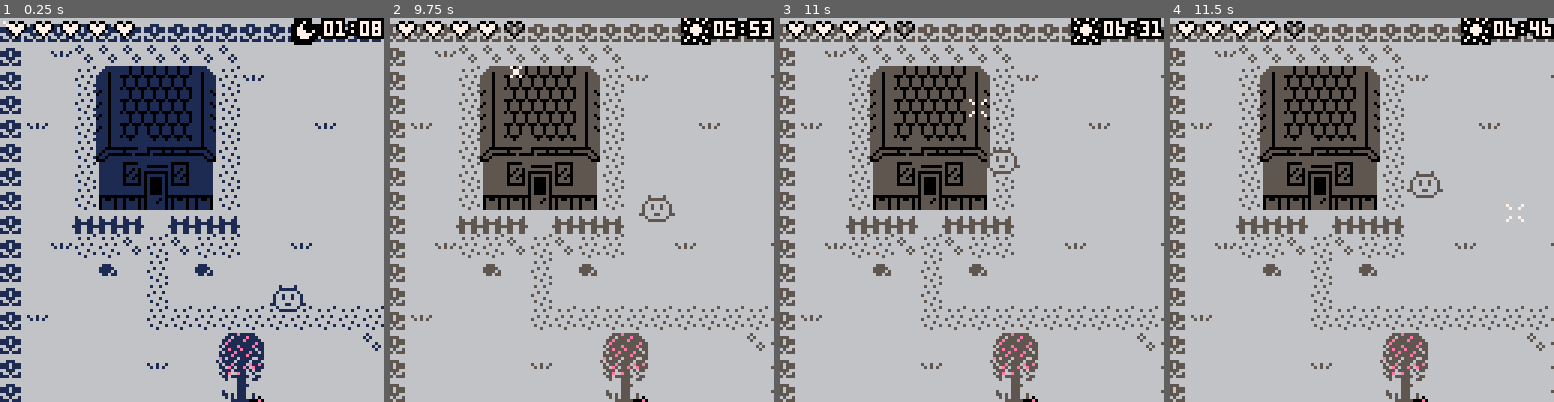
Above: before the commit, frames 1-4 (left to right).
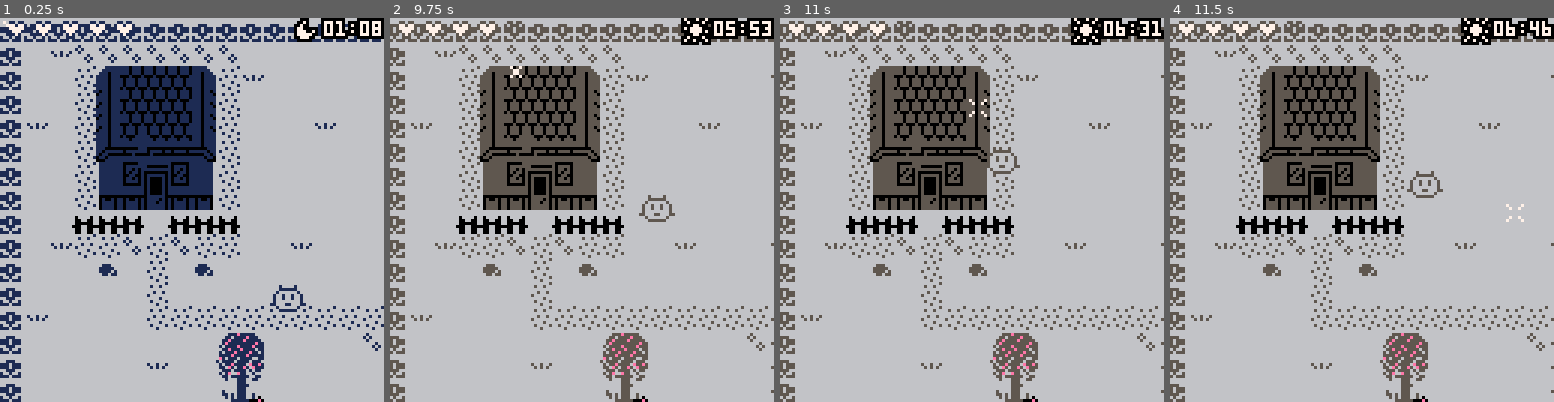
Above: after the commit, the same moments.

Repository: Lyatus/ld43
Game: PICO-8 cartridge ld43.p8
The game is run twice, just before and just after one commit, with the same random seed, the same clock (stepped at 60 frames per second) and the same inputs.
Inputs (mouse positions are in pixels of both pictures, inside the frame that each line leads up to):
- Up to frame 1 (0.25 s): no input
- Up to frame 2 (9.75 s): click (670, 121) at 0.67 s; tap O (Z key) at 0.7, 1.7, 2.1, 2.5, 2.9, 3.3, 3.7, 4.1, 4.5, 4.9, 5.3, 5.7, 6.1, 6.5, 6.9, 7.3, 7.7, 8.1, 8.5, 8.9, 9.3, 9.7 s; click (436, 267) at 1.22 s; hold Right 1.6-2.1 s; click (497, 114) at 1.77 s; hold Up 2.15-2.42 s; click (562, 259) at 2.32 s; hold Right 2.47-3.03 s; click (624, 106) at 2.87 s; hold Left 3.08-3.58 s; click (685, 256) at 3.42 s; hold Down 3.63-3.97 s; click (451, 102) at 3.97 s; hold Right 4.02-4.68 s; click (512, 248) at 4.52 s; hold Up 4.73-5.03 s; click (574, 94) at 5.07 s; hold Left 5.08-5.68 s; click (639, 244) at 5.62 s; hold Down 5.73-6.03 s; hold Right 6.08-6.58 s; click (701, 90) at 6.17 s; hold Right 6.63-7.13 s; click (466, 236) at 6.72 s; hold Up 7.18-7.45 s; click (528, 83) at 7.27 s; hold Right 7.5-8.07 s; click (589, 229) at 7.82 s; hold Left 8.12-8.62 s; click (654, 79) at 8.37 s; hold Down 8.67-9 s; click (716, 225) at 8.92 s; hold Right 9.05-9.72 s; click (478, 71) at 9.47 s
- Up to frame 3 (11 s): hold Up 9.77-10.07 s; click (933, 217) at 10.02 s; tap O (Z key) at 10.1, 10.5, 10.9 s; hold Left 10.12-10.72 s; click (995, 64) at 10.57 s; hold Down from 10.77 s (still down)
- Up to frame 4 (11.5 s): release Down at 11.07 s; click (1450, 213) at 11.12 s; hold Right from 11.12 s (still down); tap O (Z key) at 11.3 s

The runs differ from the first frame. In frame 1, 1.5% of the frame differs, in the area x 1-84%, y 0-57%; in frame 2, 1.4%; in frame 3, 1.4%; in frame 4, 1.4%.

Commit message:
update: miscellanous

Diff:
--- a/ld43.p8
+++ b/ld43.p8
@@ -398,14 +398,14 @@
 bbb5665555665bbbbb566655556665bb000000000000000000000000000000000000000000000000000000000000000000000000000000000000000000000000
 bbbb56666665bbbbbbb5565555655bbb000000000000000000000000000000000000000000000000000000000000000000000000000000000000000000000000
 bbbbb555555bbbbbbbbbb555555bbbbb000000000000000000000000000000000000000000000000000000000000000000000000000000000000000000000000
-bbbbbbbbbbbbbbbb7bbb7bb7bbb00bbb666666666666666666666666666666666666666666666666666666666666666666666666666666666666666600000000
-b00b00bbb00b00bbb7bbbb7bb0070bbb6666555e5555566666666666666666666666666666666666665555556666666666666666666666666666666600000000
-0bb0bb0b0770770bbbb77bbbb070bbbb6665565555e5556666666666666666666666666555666655666666655565566666666656565656566566666600000000
-0bbbbb0b0777770b7b7777bb0770bb006655e5555e55555666666666666666666666655665556665556556656566556666566555555555555556656600000000
-b0bbb0bbb07770bbbb7777b707770070665e555555555e5566666666666666666666556666655566665655656566655566655666666656666665566600000000
-bb0b0bbbbb070bbbbbb77bbb0777770b6565555e5555e55566666666666666666666566665566555555665656566656556656666655666666666566500000000
-bbb0bbbbbbb0bbbbb7bbbb7b007770bb6655e555e555565566666666666666666665566665566555556565656555665565566655665666555566655600000000
-bbbbbbbbbbbbbbbb7bb7bbb7b0000bbb656555e5555e556566666666666666666655556555666555556565555555665565656666666566666666565600000000
+bbbbbbbbbbbbbbbb7bbb7bb7bbbbbbbb666666666666666666666666666666666666666666666666666666666666666666666666666666666666666600000000
+b55b55bbb55b55bbb7bbbb7bbbb7bbbb6666555e5555566666666666666666666666666666666666665555556666666666666666666666666666666600000000
+5bb5bb5b5775775bbbb77bbbbb7bbbbb6665565555e5556666666666666666666666666555666655666666655565566666666656565656566566666600000000
+5bbbbb5b5777775b7b7777bbb77bbbbb6655e5555e55555666666666666666666666655665556665556556656566556666566555555555555556656600000000
+b5bbb5bbb57775bbbb7777b7b777bb7b665e555555555e5566666666666666666666556666655566665655656566655566655666666656666665566600000000
+bb5b5bbbbb575bbbbbb77bbbb77777bb6565555e5555e55566666666666666666666566665566555555665656566656556656666655666666666566500000000
+bbb5bbbbbbb5bbbbb7bbbb7bbb777bbb6655e555e555565566666666666666666665566665566555556565656555665565566655665666555566655600000000
+bbbbbbbbbbbbbbbb7bb7bbb7bbbbbbbb656555e5555e556566666666666666666655556555666555556565555555665565656666666566666666565600000000
 bbbbbbbbbbbbbbbb000000006666666665555e5555e5555566666665666666666656555556556555556565555565565565666566566665666656665600000000
 b7bbbb7bbbbbbbbb00000000666666666e5655565555665566566566666666666655655556656655556565565565565565656666655566666666565600000000
 bb7bb7bbbb7bb7bb0000000066666666565555655556555666666666666666666655656555656655556556565565565565656656666566566566565600000000
@@ -416,12 +416,12 @@
 bbbbbbbbbbbbbbbb0000000066666666665565555556655666665666666666666665655655656565565565555555555665566666666566666666655600000000
 bbbbb0bb000000000000000066666666666566655566556666666666666666666655655656656555565565555655555665656666666566666666565600000000
 bb000e0b000000000000000066666666666666655566666666666666666666666565655656656555565555655656655565566655665666555566655600000000
-b0eeeee0000000000000000066666666666666655556666665666656665556666565555656565555565555656555556556656666655666666666566500000000
-b0eeee0b000000000000000065665665666666655566666665566556555655566555555656566565556555556565556566655666666656666665566600000000
-b0eeee0b000000000000000066565656665666655566666665555556555655566655556556566566556555556565556566566555555555555556656600000000
-0eeeee0b000000000000000066666666665565655566566655566555665556666655556556566566556556556565556566666656565656566566666600000000
-b0e000bb000000000000000066666666666565655566565665566556566566566655556556566555556556565565556566666666666666666666666600000000
-bb0bbbbb000000000000000066666666666665555556665665566556555655566655656555556555556656565565556566666666666666666666666600000000
+b0eeeee0000000000000000066666666666666655556666660666606665556666565555656565555565555656555556556656666655666666666566500000000
+b0eeee0b000000000000000065665665666666655566666660066006555655566555555656566565556555556565556566655666666656666665566600000000
+b0eeee0b000000000000000066565656665666655566666660000006555655566655556556566566556555556565556566566555555555555556656600000000
+0eeeee0b000000000000000066666666665565655566566600066000665556666655556556566566556556556565556566666656565656566566666600000000
+b0e000bb000000000000000066666666666565655566565660066006566566566655556556566555556556565565556566666666666666666666666600000000
+bb0bbbbb000000000000000066666666666665555556665660066006555655566655656555556555556656565565556566666666666666666666666600000000
 00000000000000000000000066666666666666666666666666666666655565556666656555556665556656565565656666666666556666550000000000000000
 00000000000000000000000066566666666666666666666666566566666555666666656655566665556665565565666666666666556665550000000000000000
 00000000000000000000000065656666666655666655566665655656656656656666656665566665556665566566666666666666666666560000000000000000
